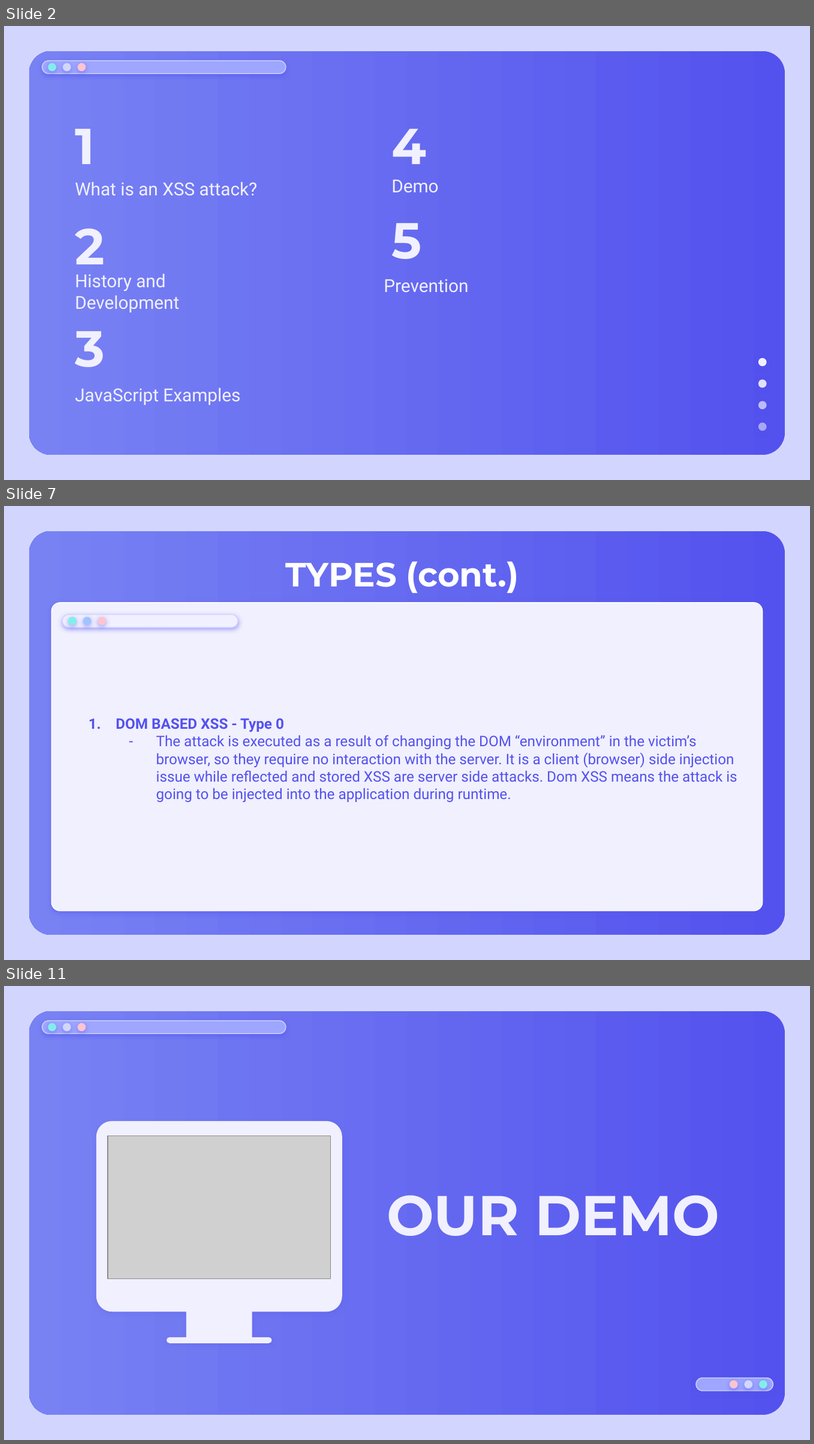
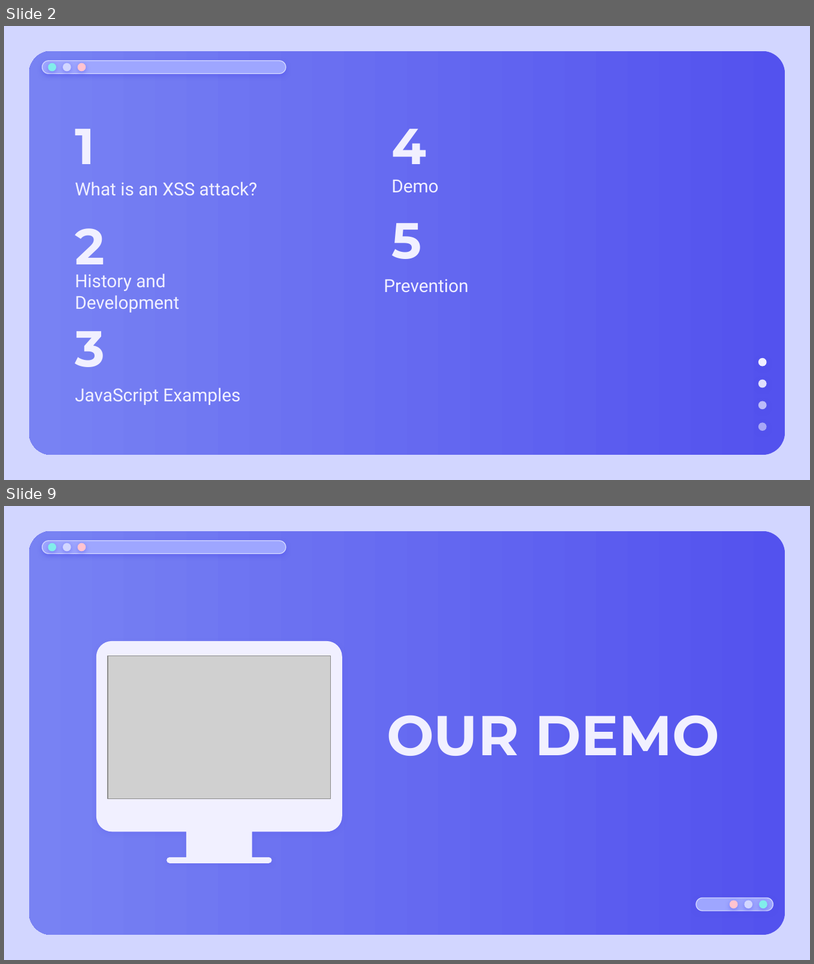
Before and after one commit to kszeto20/CyberFinalProject, a slide deck: Presentation/CyberXSSPresentation.pptx. Shown one above the other, each under a label of ours: slides 2, 7 and 11 before the commit, slides 2 and 9 after it; the slides between them are not shown. The pictures are 814x1444 and 814x964 pixels, drawn with LibreOffice and Linux fonts; fonts in the diff are those of the drawing; grey boxes stand for pictures. Boxes give left, top, right and bottom in pixels: in the first picture for what was removed or moved away, otherwise in the second. Text is boxed around its words. In the diff, an @@ line names an element or a change of style, - is before the commit and + after.

```diff
--- a/Presentation/CyberXSSPresentation.pptx
+++ b/Presentation/CyberXSSPresentation.pptx
@@ slide 7 removed at (4, 506, 810, 960), background #D2D6FF; not listed: 1 template element that a slide beside it also shows @@
@@ title removed at (286, 561, 519, 593) @@
-TYPES (cont.)
@@ rounded rectangle removed at (51, 603, 763, 911) @@
@@ group removed at (63, 614, 239, 627): 3 ellipses, 1 rounded rectangle @@
@@ text removed at (116, 718, 737, 802) @@
-1. DOM BASED XSS - Type 0
-– The attack is executed as a result of changing the DOM “environment” in the victim’s browser, so they require no interaction with the server. It is a client (browser) side injection issue while reflected and stored XSS are server side attacks. Dom XSS means the attack is going to be injected into the application during runtime.
@@ what was slide 11 is now slide 9 @@
```
Also in this commit, not shown: 6 slides changed, 3 slides added, 5 other slides removed, 1 other file.
